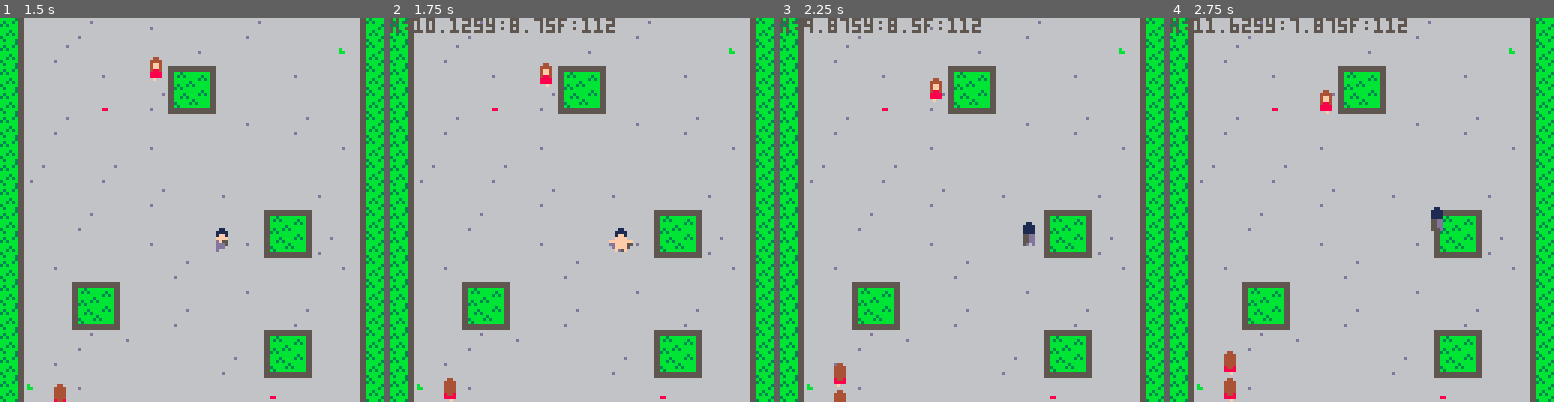
Above: before the commit, frames 1-4 (left to right).
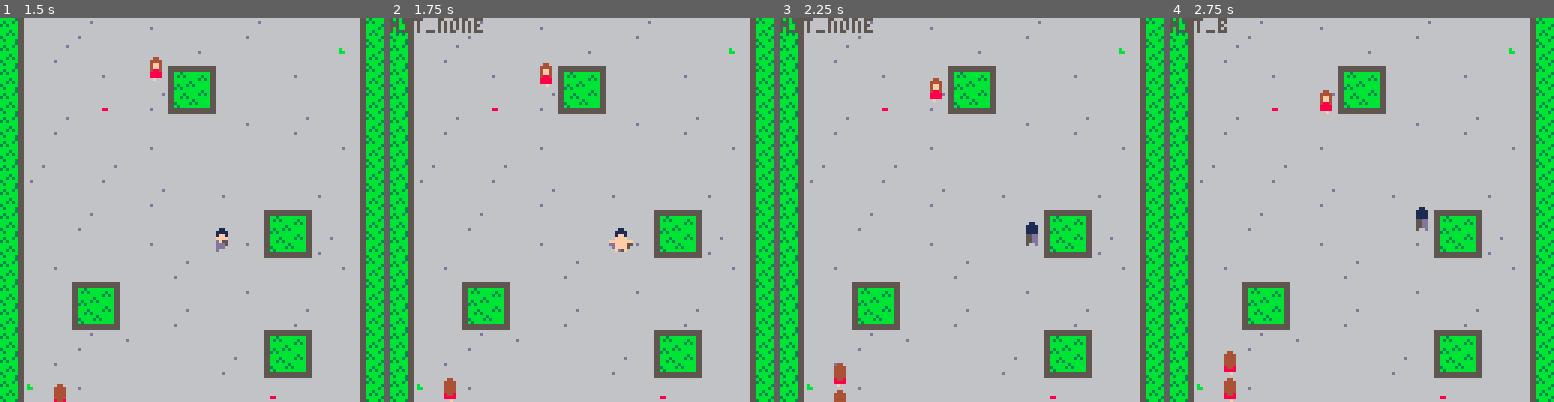
Above: after the commit, the same moments.

Repository: Wagomu056/SKing
Game: PICO-8 cartridge s-king.p8
Same seed, same stepped clock (60 frames per second), same inputs: the game is played once before the commit and once after it.
Inputs:
- Up to frame 1 (1.5 s): tap O (Z key) at 0.7 s
- Up to frame 2 (1.75 s): hold Right from 1.6 s (still down); tap O (Z key) at 1.7 s
- Up to frame 3 (2.25 s): release Right at 2.1 s; tap O (Z key) at 2.1 s; hold Up from 2.15 s (still down)
- Up to frame 4 (2.75 s): release Up at 2.42 s; hold Right from 2.47 s (still down); tap O (Z key) at 2.5 s

Frame 1 is identical in both runs. In frame 2, 0.8% of the frame differs, in the area x 0-59%, y 0-4%; in frame 3, 0.8%; in frame 4, 1.2%, in the area x 0-72%, y 0-56%.

Commit message:
壁あたりを２点でチェックするように

Diff:
--- a/s-king.p8
+++ b/s-king.p8
@@ -439,11 +439,51 @@
 
 function check_wall(pos,dir_type)
 	local d=dir_type
-	if(d=="right") pos.x+=8
-	if(d=="down") pos.y+=8
-
+	local pos_a={}
+	local pos_b={}
+
+	if d=="up" then
+		pos_a,pos_b=get_wall_check_offset(pos,1,2)
+	elseif d=="down" then
+		pos_a,pos_b=get_wall_check_offset(pos,3,4)
+	elseif d=="right" then
+		pos_a,pos_b=get_wall_check_offset(pos,2,4)
+	elseif d=="left" then
+		pos_a,pos_b=get_wall_check_offset(pos,1,3)
+	end
+
+	if(is_wall_map(pos_a))then
+		debug_print="hit_a"
+		return true
+	end
+	if(is_wall_map(pos_b))then
+		debug_print="hit_b"
+	 return true
+	end
+	debug_print="hit_none"
+	return false
+end
+
+function get_wall_check_offset(pos,off_idx_a,off_idx_b)
+	local check_offset={
+		{x=0,y=0},
+		{x=7,y=0},
+		{x=0,y=7},
+		{x=7,y=7}
+	}
+
+	local a={}
+	local b={}
+	a.x=pos.x+check_offset[off_idx_a].x
+	a.y=pos.y+check_offset[off_idx_a].y
+	b.x=pos.x+check_offset[off_idx_b].x
+	b.y=pos.y+check_offset[off_idx_b].y
+
+	return a,b
+end
+
+function is_wall_map(pos)
 	local map_val=mget(pos.x/8,pos.y/8)
-	debug_print=("x:"..pos.x/8 .. "y:".. pos.y/8 .."f:"..map_val)
 	return (fget(map_val,0))
 end
 
